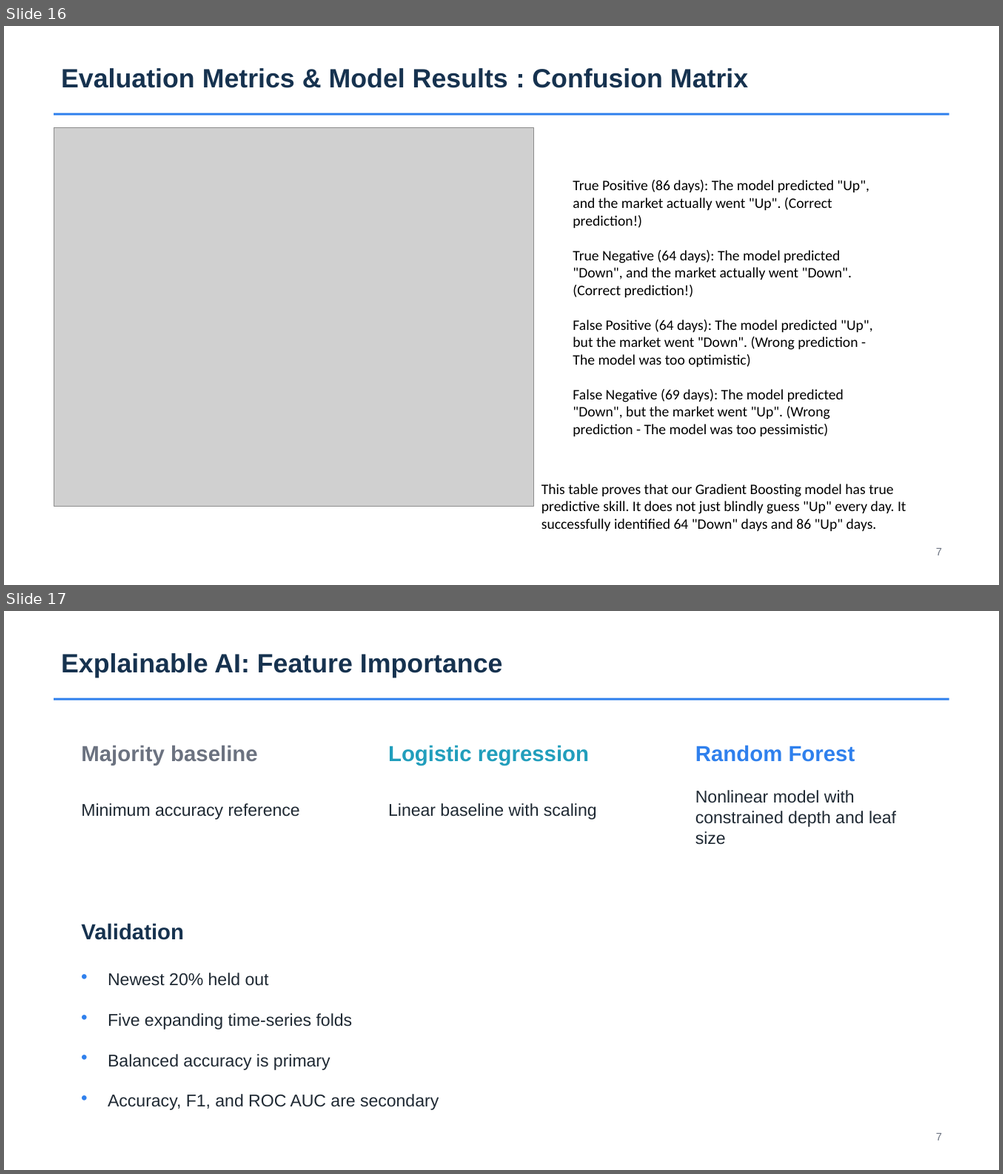
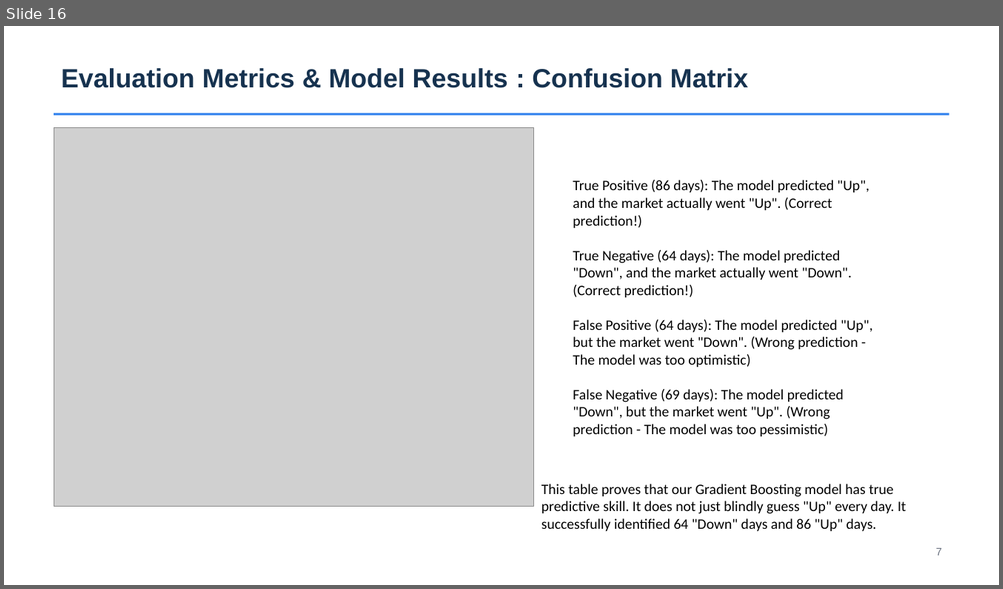
Before and after one commit to tienhanprab/PhD_SUT_ENG552209_BigDataAnalytics, a slide deck: qqq-market-insight/deliverables/presentation/QQQ_Technical_Indicator_Presentation.pptx. Shown one above the other, each under a label of ours: slides 16 and 17 before the commit, slide 16 after it. The pictures are 1003x1174 and 1003x589 pixels, drawn with LibreOffice and Linux fonts; fonts in the diff are those of the drawing; grey boxes stand for pictures. Boxes give left, top, right and bottom in pixels: in the first picture for what was removed or moved away, otherwise in the second. Text is boxed around its words. In the diff, an @@ line names an element or a change of style, - is before the commit and + after.

```diff
--- a/qqq-market-insight/deliverables/presentation/QQQ_Technical_Indicator_Presentation.pptx
+++ b/qqq-market-insight/deliverables/presentation/QQQ_Technical_Indicator_Presentation.pptx
@@ slide 17 removed at <box>4,611,999,1170</box>, background #FFFFFF @@
@@ text removed at <box>61,653,503,678</box> @@
-Explainable AI: Feature Importance
@@ rectangle removed at <box>54,698,949,701</box> @@
@@ text removed at <box>81,745,258,766</box> @@
-Majority baseline
@@ text removed at <box>388,745,589,766</box> @@
-Logistic regression
@@ text removed at <box>695,745,855,762</box> @@
-Random Forest
@@ text removed at <box>81,803,300,820</box> @@
-Minimum accuracy reference
@@ text removed at <box>388,803,597,820</box> @@
-Linear baseline with scaling
@@ text removed at <box>695,790,896,845</box> @@
-Nonlinear model with constrained depth and leaf size
@@ text removed at <box>81,923,184,940</box> @@
-Validation
@@ text removed at <box>74,961,93,992</box> @@
-•
@@ text removed at <box>108,973,269,986</box> @@
-Newest 20% held out
@@ text removed at <box>74,1001,93,1033</box> @@
-•
@@ text removed at <box>108,1014,353,1030</box> @@
-Five expanding time-series folds
@@ text removed at <box>74,1042,93,1073</box> @@
-•
@@ text removed at <box>108,1054,330,1071</box> @@
-Balanced accuracy is primary
@@ text removed at <box>74,1082,93,1113</box> @@
-•
@@ text removed at <box>108,1094,438,1111</box> @@
-Accuracy, F1, and ROC AUC are secondary
@@ text removed at <box>936,1133,942,1141</box> @@
-7
```
Also in this commit, not shown: 9 other files.
